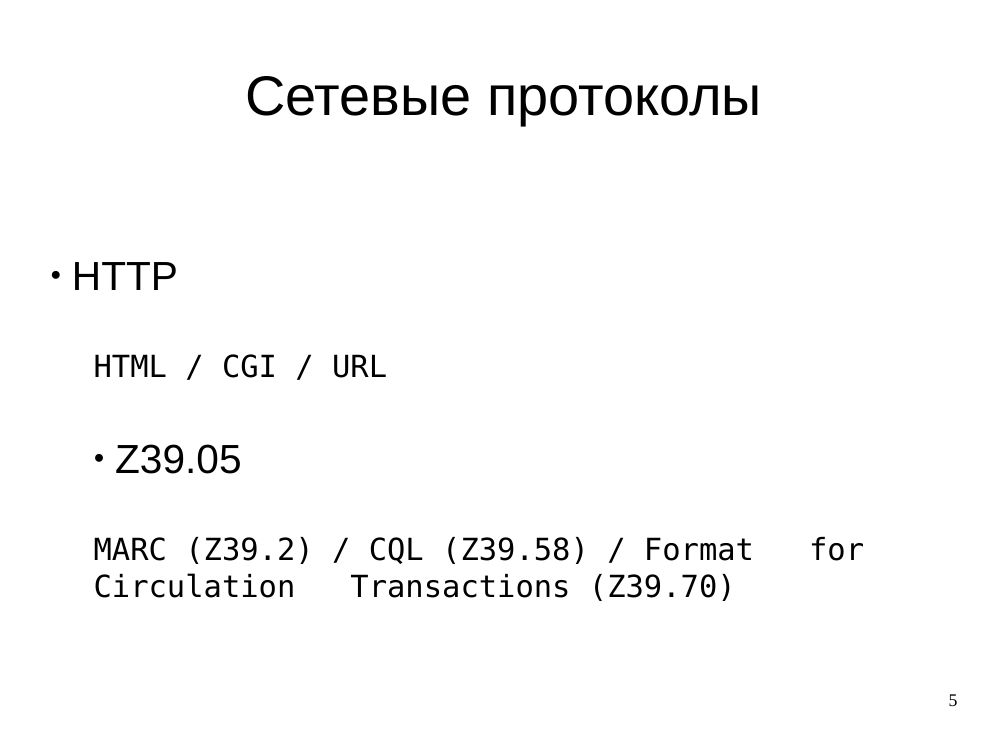
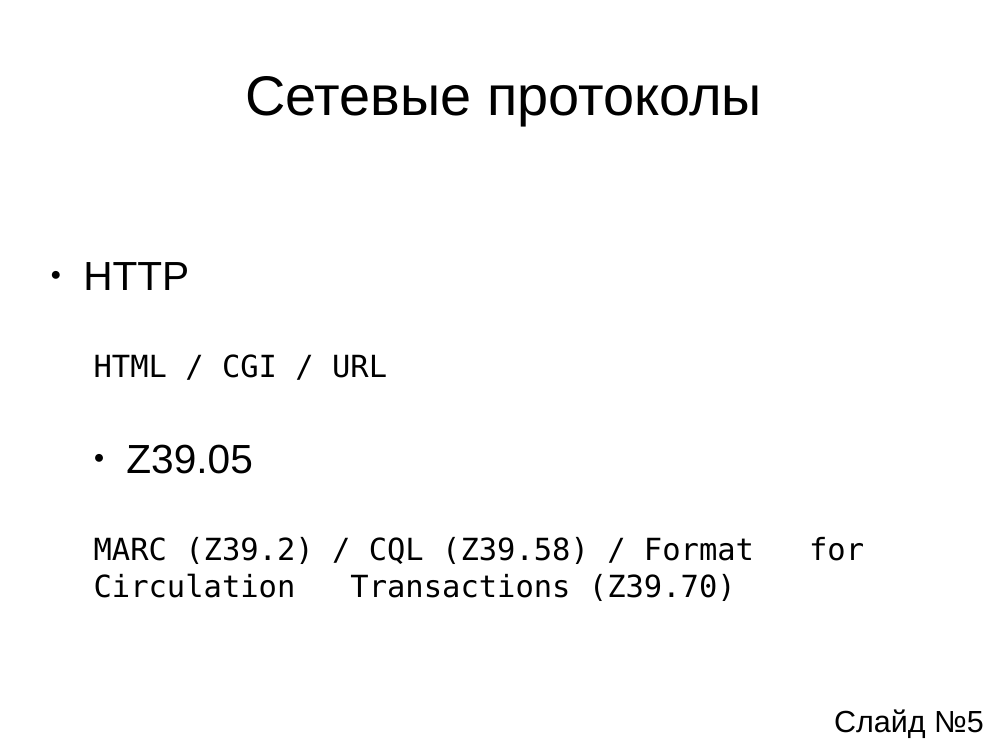
Before and after one commit to aeremenok/a-team-777, a slide deck: slide 5 of diploma/ssv/ssv-presentation.odp. Drawn at 1008x756 pixels with LibreOffice and Linux fonts; fonts in the diff are those of the drawing. Boxes give left, top, right and bottom in pixels: in the first picture for what was removed or moved away, otherwise in the second. Text is boxed around its words. In the diff, an @@ line names an element or a change of style, - is before the commit and + after.

```diff
--- a/diploma/ssv/ssv-presentation.odp
+++ b/diploma/ssv/ssv-presentation.odp
@@ subtitle "HTTP" rewrapped from [72, 262, 754, 601] to [83, 262, 754, 601] @@
@@ text added at [834, 709, 984, 738], 24 pt, text #000000 @@
+Слайд №5
@@ page number removed at [949, 694, 958, 706] @@
-5
```
Also in this commit, not shown: 9 other slides changed, 1 other file.
